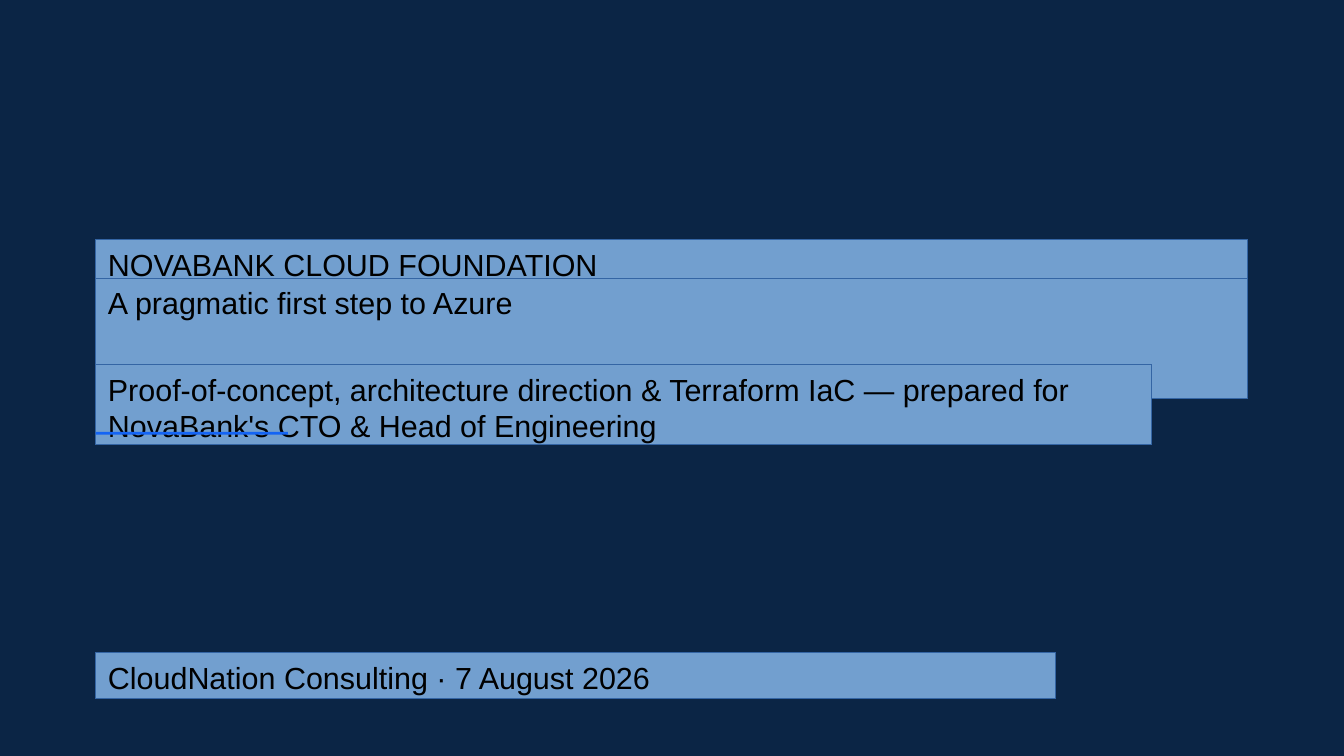
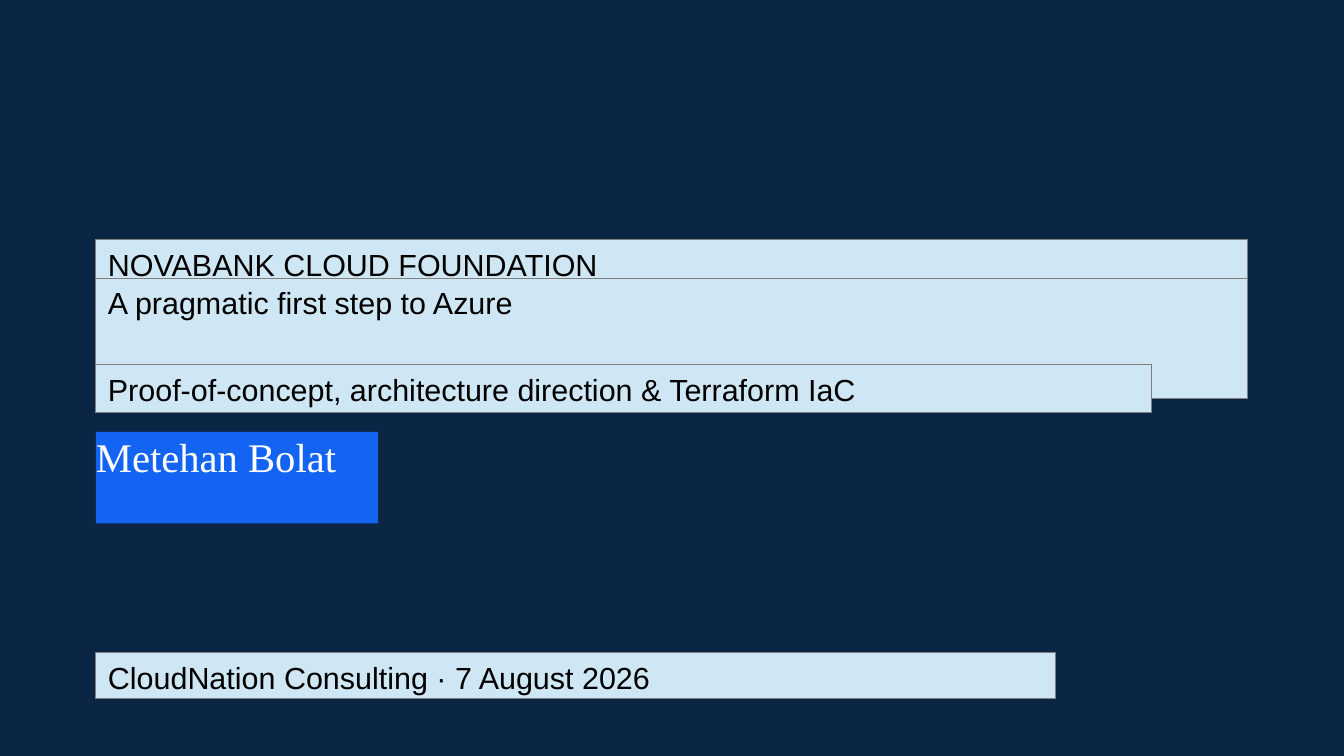
Before and after one commit to MetehanBolat/contoso-poc, a slide deck: slide 1 of slides/novabank-cloud-foundation.odp. Drawn at 1344x756 pixels with LibreOffice and Linux fonts; fonts in the diff are those of the drawing. Boxes give left, top, right and bottom in pixels: in the first picture for what was removed or moved away, otherwise in the second. Text is boxed around its words. In the diff, an @@ line names an element or a change of style, - is before the commit and + after.

```diff
--- a/slides/novabank-cloud-foundation.odp
+++ b/slides/novabank-cloud-foundation.odp
@@ fill #729FCF to #CFE7F5; outline #3465A4 0 pt to #808080 0 pt in 4 elements at (x1=96, y1=240, x2=1249, y2=288), (x1=96, y1=278, x2=1249, y2=398), (x1=96, y1=652, x2=1056, y2=699), (x1=96, y1=365, x2=1153, y2=412) @@
@@ rectangle "Proof-of-concept, architecture direction & Terraform ..." resized from (x1=96, y1=365, x2=1153, y2=445) to (x1=96, y1=365, x2=1153, y2=412) @@
@@ text in rectangle at (x1=108, y1=379, x2=855, y2=407): text changed @@
-Proof-of-concept, architecture direction & Terraform IaC — prepared for NovaBank's CTO & Head of Engineering
+Proof-of-concept, architecture direction & Terraform IaC
@@ text in rectangle at (x1=96, y1=443, x2=336, y2=473): text added @@
+Metehan Bolat
@@ rectangle "Metehan Bolat" resized from (x1=96, y1=432, x2=288, y2=434) to (x1=96, y1=432, x2=378, y2=523) @@
```
Also in this commit, not shown: 11 other slides changed, 3 other files.
